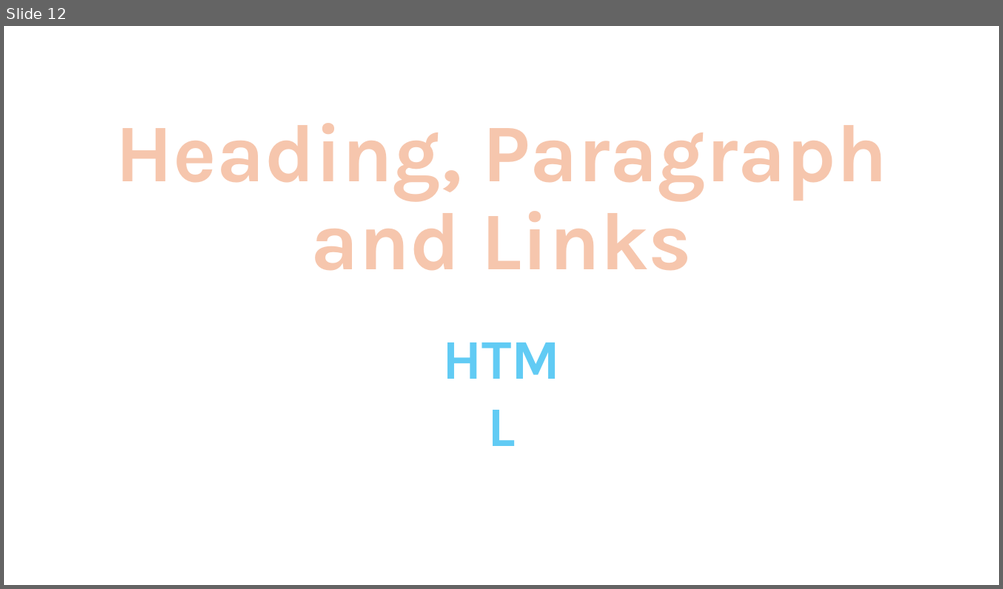
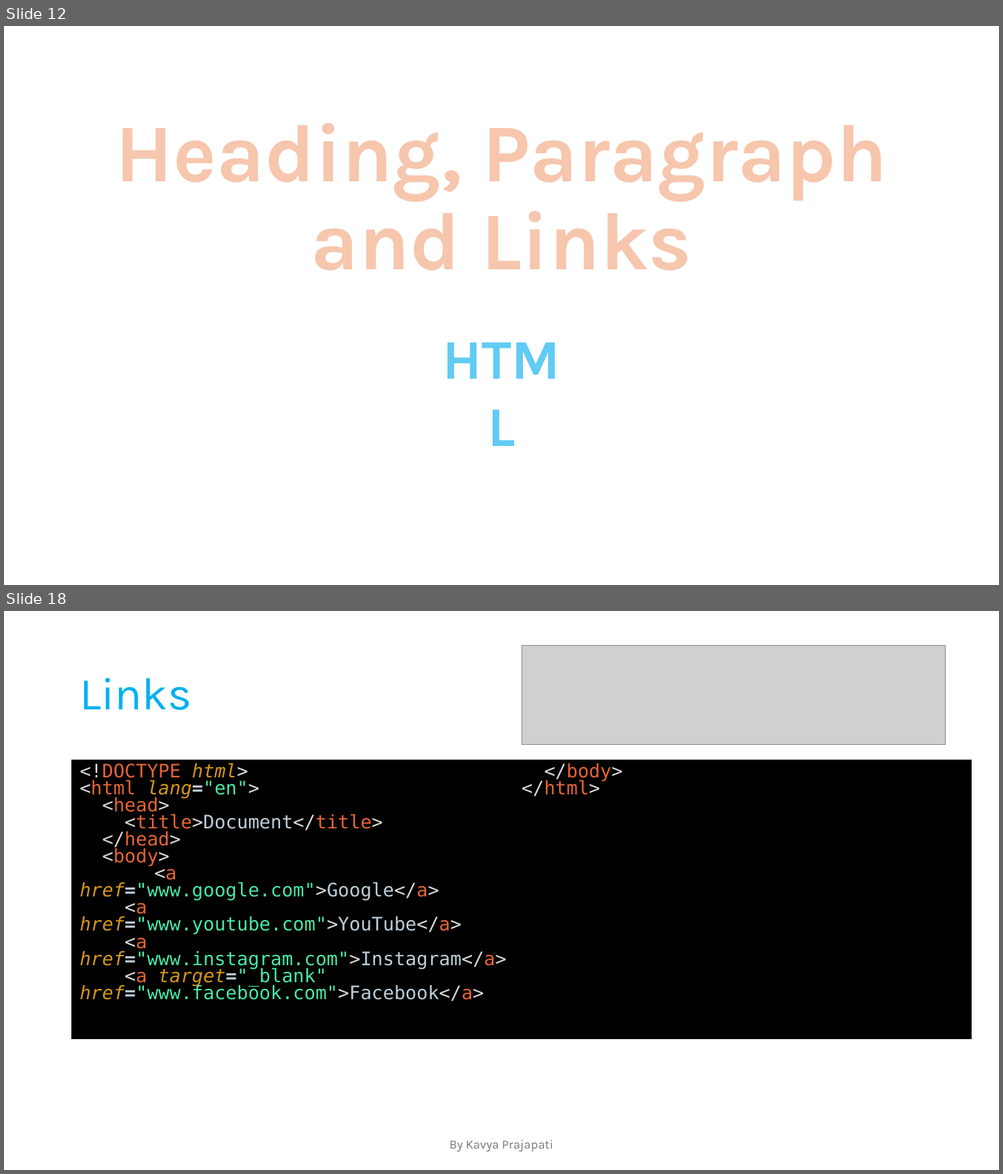
Before and after one commit to prajapati-satyam/Web-Development, a slide deck: Notes.pptx. Shown one above the other, each under a label of ours: slide 12 before the commit, slides 12 and 18 after it; the slides between them are not shown. The pictures are 1003x589 and 1003x1174 pixels, drawn with LibreOffice and Linux fonts; fonts in the diff are those of the drawing; grey boxes stand for pictures. Boxes give left, top, right and bottom in pixels: in the first picture for what was removed or moved away, otherwise in the second. Text is boxed around its words. In the diff, an @@ line names an element or a change of style, - is before the commit and + after.

```diff
--- a/Notes.pptx
+++ b/Notes.pptx
@@ slide 18 added at box(4, 611, 999, 1170), background #FFFFFF @@
@@ picture added at box(522, 645, 945, 744) @@
@@ title added at box(79, 678, 191, 710), 44 pt, text #00B0F0 @@
+Links
@@ rectangle added at box(73, 761, 971, 1039), fill #000000, outline #000000 1.5 pt, 18 pt, text #49E9A6 @@
+<!DOCTYPE html>
+<html lang="en">
+<head>
+<title>Document</title>
+</head>
+<body>
+<a href="www.google.com">Google</a>
+<a href="www.youtube.com">YouTube</a>
+<a href="www.instagram.com">Instagram</a>
+<a target="_blank" href="www.facebook.com">Facebook</a>
+</body>
+</html>
@@ text added at box(449, 1140, 553, 1152), 12 pt, text #797979 @@
+By Kavya Prajapati
```
Also in this commit, not shown: 14 other slides added.
